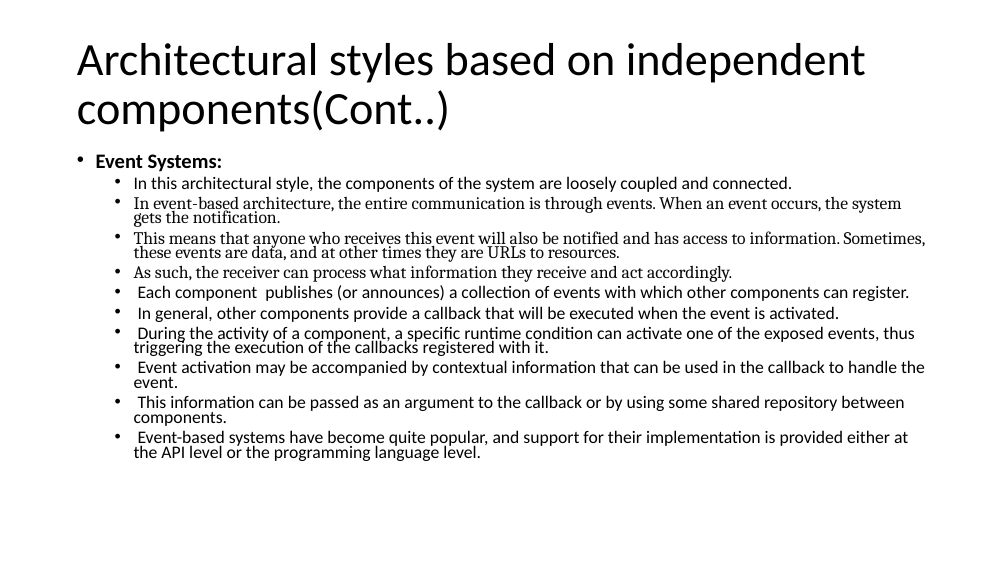
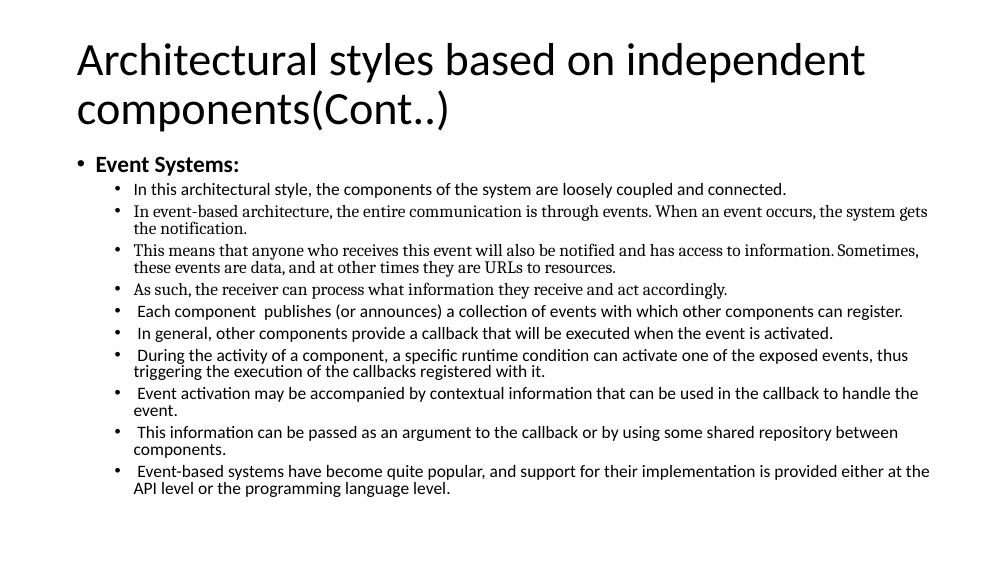
Before and after one commit to shakiliitju/M.Sc-in-ICT, a slide deck: slide 50 of MICT-5102 Cloud Computing/Lecture/Lecture3.pptx. Drawn at 1008x567 pixels with LibreOffice and Linux fonts; fonts in the diff are those of the drawing. Boxes give left, top, right and bottom in pixels: in the first picture for what was removed or moved away, otherwise in the second. Text is boxed around its words. In the diff, an @@ line names an element or a change of style, - is before the commit and + after.

```diff
--- a/MICT-5102 Cloud Computing/Lecture/Lecture3.pptx
+++ b/MICT-5102 Cloud Computing/Lecture/Lecture3.pptx
@@ text "Event Systems:" at [96,156,930,497]: size 19.6 to 22.2 pt in "Event Systems:"; size 16.8 to 16.6 pt; line spacing 0.7 to 0.8 @@
```
Also in this commit, not shown: 5 other slides changed, 7 other files.
